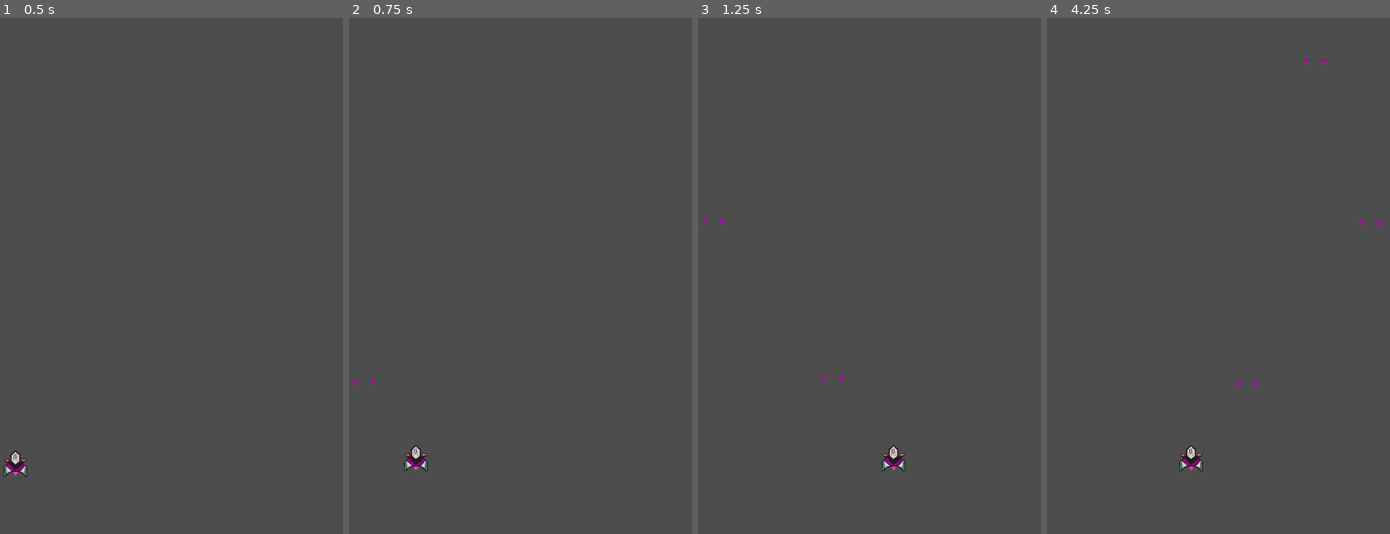
Above: before the commit, frames 1-4 (left to right).
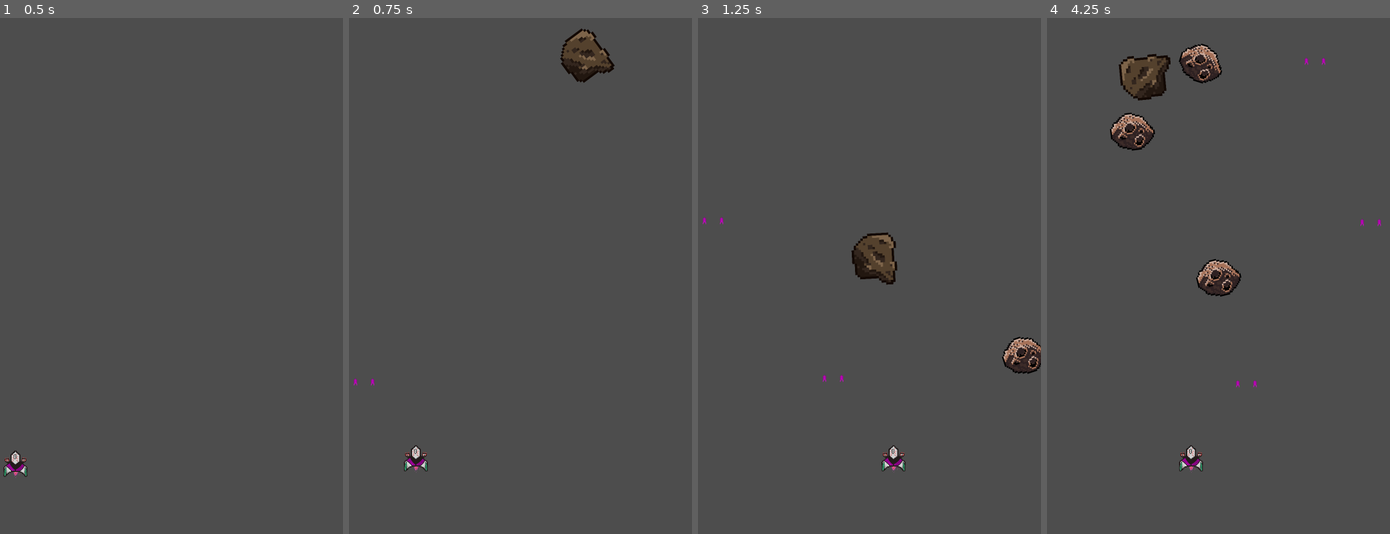
Above: after the commit, the same moments.

Repository: sabdri100/spaceeee
Game: Godot game, scene res://main.tscn
Same seed, same stepped clock (60 frames per second), same inputs: the game is played once before the commit and once after it.
Inputs:
- Up to frame 1 (0.5 s): no input
- Up to frame 2 (0.75 s): hold D (move_right) from 0.53 s (still down)
- Up to frame 3 (1.25 s): keep holding D (move_right)
- Up to frame 4 (4.25 s): release D (move_right) at 1.28 s; hold A (move_left) 1.28-2.03 s; hold D (move_right) 2.03-3.53 s; hold A (move_left) from 3.53 s (still down)

Frame 1 is identical in both runs. In frame 2, 1.0% of the frame differs, in the area x 61-78%, y 2-13%; in frame 3, 1.7%; in frame 4, 3.1%, in the area x 18-57%, y 5-54%.

Commit message:
Added Enemy Asteroids

Diff:
--- /dev/null
+++ b/enemy_aliens.tscn
@@ -0,0 +1,7 @@
+[gd_scene format=3 uid="uid://dfcmg8itwl83v"]
+
+[node name="Enemy Aliens" type="CharacterBody2D"]
+
+[node name="Sprite2D" type="Sprite2D" parent="."]
+
+[node name="CollisionShape2D" type="CollisionShape2D" parent="."]
--- /dev/null
+++ b/enemy_asteroid.gd
@@ -0,0 +1,44 @@
+extends RigidBody2D
+
+@onready var sprite_a = $Sprite_A
+@onready var sprite_b = $Sprite_B
+@onready var col_a = $Collision_A
+@onready var col_b = $Collision_B
+@onready var notifier = $VisibleOnScreenNotifier2D
+
+# Hace load a las imagenes de los asteroides
+var asteorid = [
+	preload("res://art/asteroid_Brown2.png"),
+	preload("res://art/Asteroid Brown.png")
+]
+
+# Selecciona aleatoriamente el asteoride y ajusta size
+func _ready():
+	randomize()
+	var type = randi()%2
+
+	if type==0:
+		sprite_a.visible = true
+		sprite_b.visible = false
+		col_a.disabled = false
+		col_b.disabled = true
+		print("Asteroide A")  # quitar
+
+	else:
+		sprite_a.visible = false
+		sprite_b.visible = true
+		col_a.disabled = true
+		col_b.disabled = false
+		print("Asteroide B")
+
+	# Movimiento hacia el centro
+	await get_tree().process_frame
+	var center = get_viewport().get_visible_rect().size/2
+	var direction = (center-global_position).normalized()
+	var speed = randf_range(150.0,275.0)
+	linear_velocity = direction*speed
+	angular_velocity = randf_range(-2.0,2.0)
+
+func _on_visible_on_screen_notifier_2d_screen_exited():
+	print("asteroide salio de la pantalla")  # quitar
+	queue_free()
--- /dev/null
+++ b/enemy_asteroid.tscn
@@ -0,0 +1,36 @@
+[gd_scene load_steps=6 format=3 uid="uid://dolyvre351aia"]
+
+[ext_resource type="Script" uid="uid://b5wr3a1jsadsr" path="res://enemy_asteroid.gd" id="1_m0d03"]
+[ext_resource type="Texture2D" uid="uid://bpqv4y8n6yaed" path="res://art/Asteroid Brown.png" id="2_wpvo3"]
+[ext_resource type="Texture2D" uid="uid://blvorfg3ijg05" path="res://art/asteroid_Brown2.png" id="3_7f0r3"]
+
+[sub_resource type="CircleShape2D" id="CircleShape2D_u88vs"]
+radius = 11.0
+
+[sub_resource type="CircleShape2D" id="CircleShape2D_rm00j"]
+radius = 15.0
+
+[node name="Enemy Asteroid" type="RigidBody2D"]
+gravity_scale = 0.0
+script = ExtResource("1_m0d03")
+
+[node name="Sprite_A" type="Sprite2D" parent="."]
+scale = Vector2(0.1375, 0.140625)
+texture = ExtResource("2_wpvo3")
+
+[node name="Collision_A" type="CollisionShape2D" parent="."]
+shape = SubResource("CircleShape2D_u88vs")
+
+[node name="Sprite_B" type="Sprite2D" parent="."]
+rotation = 0.610865
+scale = Vector2(0.0559903, 0.0583924)
+texture = ExtResource("3_7f0r3")
+
+[node name="Collision_B" type="CollisionShape2D" parent="."]
+shape = SubResource("CircleShape2D_rm00j")
+
+[node name="VisibleOnScreenNotifier2D" type="VisibleOnScreenNotifier2D" parent="."]
+position = Vector2(0.187496, 1.125)
+scale = Vector2(0.78125, 0.5875)
+
+[connection signal="screen_exited" from="VisibleOnScreenNotifier2D" to="." method="_on_visible_on_screen_notifier_2d_screen_exited"]
--- /dev/null
+++ b/main.gd
@@ -0,0 +1,40 @@
+extends Node2D
+
+@onready var enemy_spawner = $EnemySpawner
+@onready var levels_timer = $LevelsTimer
+@onready var asteroid_timer = $AsteroidSpawnTimer
+
+var asteroid_scene = preload("res://enemy_asteroid.tscn")
+var curr_level = 1
+
+func _ready():
+	#levels_timer.start()
+	asteroid_timer.start()
+
+func spawn_asteroid_from_edge():
+	var asteroid = asteroid_scene.instantiate()
+	var screen_size = get_viewport().get_visible_rect().size
+
+	# Elegir borde al azar
+	var side = randi()%4
+	var pos = Vector2()
+
+	match side:
+		0: # Top
+			pos = Vector2(randf_range(0,screen_size.x),-20)
+		1: # Bottom
+			pos = Vector2(randf_range(0,screen_size.x),screen_size.y+20)
+		2: # Left
+			pos = Vector2(-20, randf_range(0,screen_size.y))
+		3: # Right
+			pos = Vector2(screen_size.x+20,randf_range(0,screen_size.y))
+
+	asteroid.position = pos
+	enemy_spawner.add_child(asteroid)
+
+func _on_asteroid_spawn_timer_timeout():
+	spawn_asteroid_from_edge()
+
+func _on_levels_timer_timeout() -> void:
+	asteroid_timer.stop()
+	print("Nivel Completado!")   # quitar
--- a/main.tscn
+++ b/main.tscn
@@ -1,7 +1,22 @@
-[gd_scene load_steps=2 format=3 uid="uid://71t16126a4j2"]
+[gd_scene load_steps=3 format=3 uid="uid://71t16126a4j2"]
 
+[ext_resource type="Script" uid="uid://cysaoo2e525ej" path="res://main.gd" id="1_0xm2m"]
 [ext_resource type="PackedScene" uid="uid://b5dhvhel125t6" path="res://ship.tscn" id="1_ig7tw"]
 
 [node name="main" type="Node2D"]
+script = ExtResource("1_0xm2m")
 
 [node name="ship" parent="." instance=ExtResource("1_ig7tw")]
+
+[node name="EnemySpawner" type="Node2D" parent="."]
+
+[node name="LevelsTimer" type="Timer" parent="."]
+wait_time = 15.0
+autostart = true
+
+[node name="AsteroidSpawnTimer" type="Timer" parent="."]
+wait_time = 0.5
+autostart = true
+
+[connection signal="timeout" from="LevelsTimer" to="." method="_on_levels_timer_timeout"]
+[connection signal="timeout" from="AsteroidSpawnTimer" to="." method="_on_asteroid_spawn_timer_timeout"]
Not shown, added: art/Alien_Ship.png.import
Binary file added: art/Asteroid Brown.png
Not shown, added: art/Asteroid Brown.png.import
Binary file added: art/alien1.png
Not shown, added: art/alien1.png.import
Binary file added: art/alien2.png
Not shown, added: art/alien2.png.import
Binary file added: art/asteroid_Brown2.png
Not shown, added: art/asteroid_Brown2.png.import
Not shown, added: enemy_asteroid.gd.uid
Not shown, added: main.gd.uid
